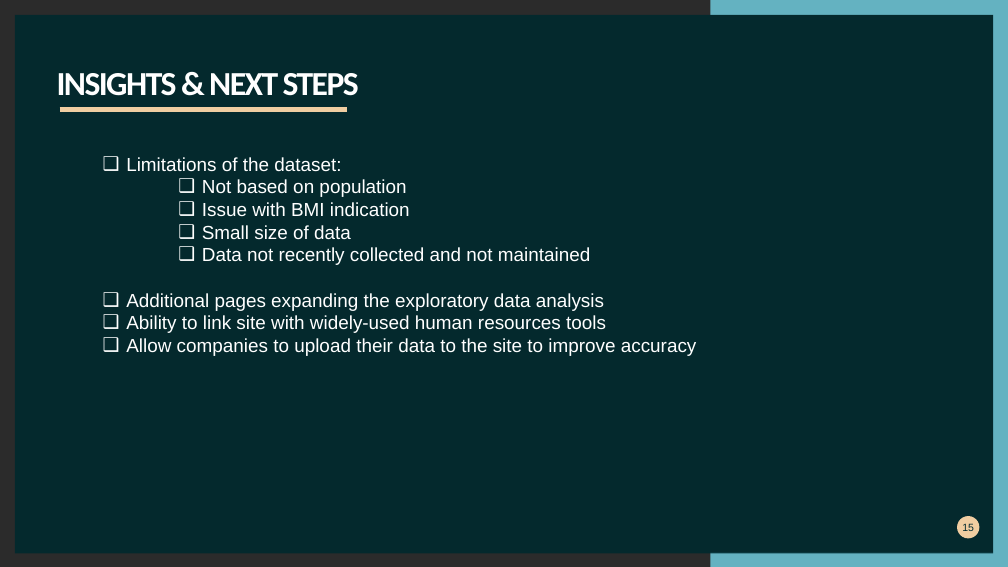
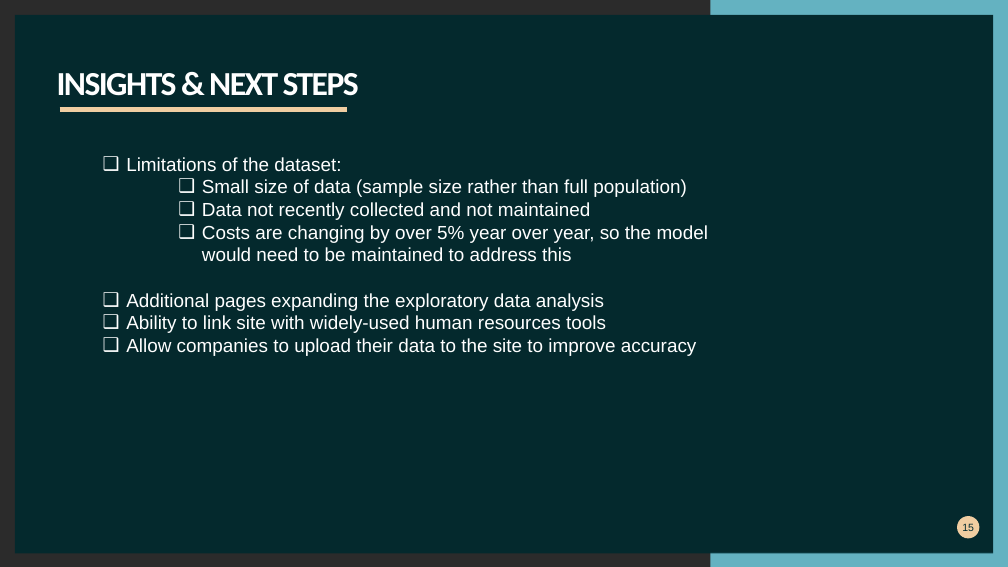
Before and after one commit to khutula/Medical-Insurance-Costs, a slide deck: slide 15 of documents/Medical Insurance Cost.pptx. Drawn at 1008x567 pixels with LibreOffice and Linux fonts; fonts in the diff are those of the drawing; background and template pictures are left out; a plain dark background stands for a picture behind light text. Boxes give left, top, right and bottom in pixels: in the first picture for what was removed or moved away, otherwise in the second. Text is boxed around its words. In the diff, an @@ line names an element or a change of style, - is before the commit and + after.

Commit message:
changes

```diff
--- a/documents/Medical Insurance Cost.pptx
+++ b/documents/Medical Insurance Cost.pptx
@@ text at box(202, 179, 686, 197): text changed @@
-    ❑ Not based on population
-    ❑ Issue with BMI indication
-    ❑ Small size of data
+    ❑ Small size of data (sample size rather than full population)
@@ text at box(202, 225, 708, 262): paragraph added @@
+    ❑ Costs are changing by over 5% year over year, so the model would need to be maintained to address this
```
Also in this commit, not shown: 2 other slides changed.
